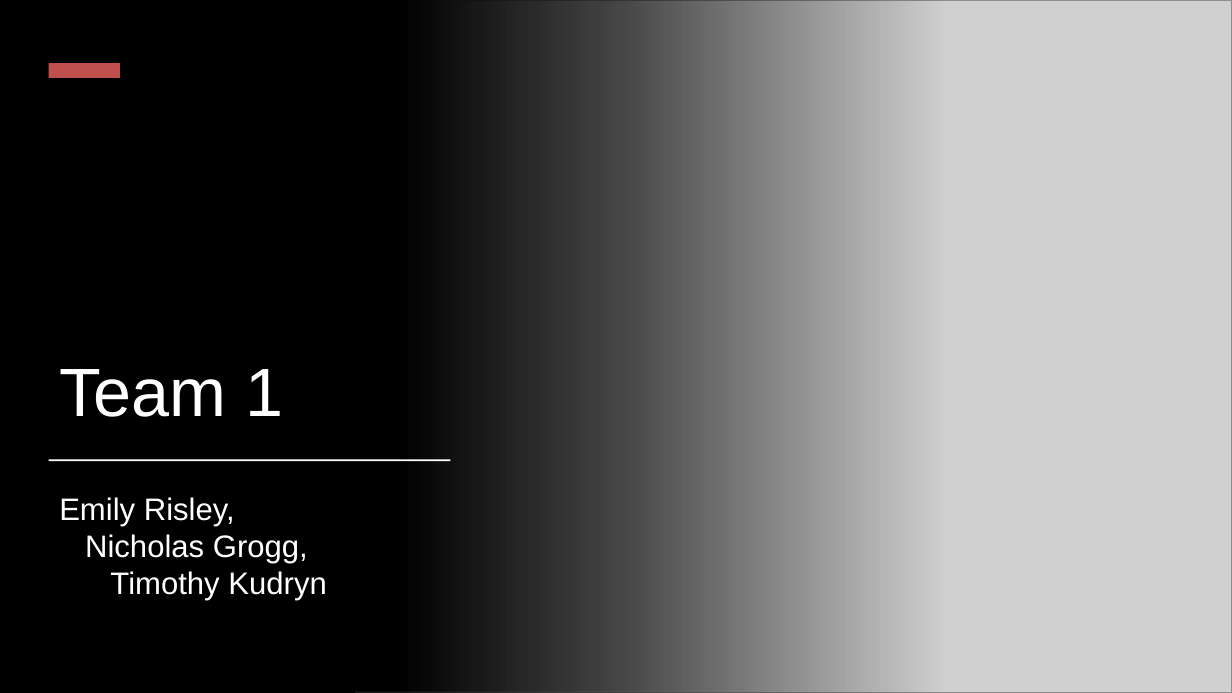
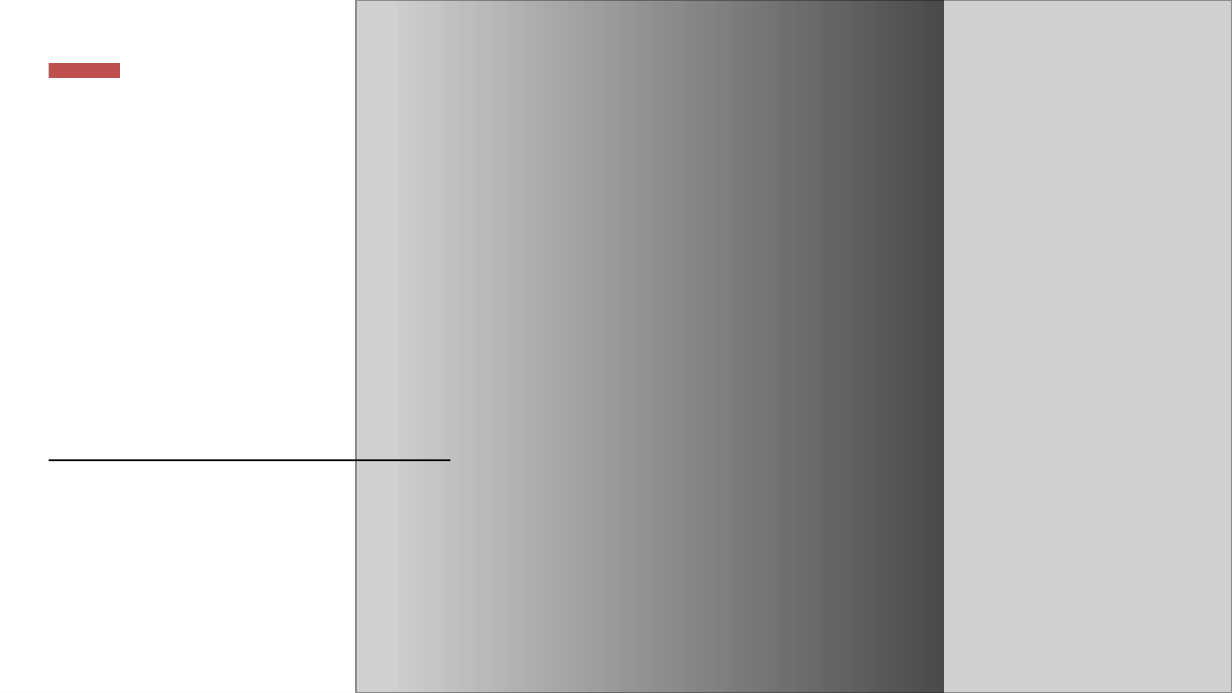
Before and after one commit to tkudryn/cs450-final, a slide deck: slide 1 of final/presentation.pptx. Drawn at 1232x693 pixels with LibreOffice and Linux fonts; fonts in the diff are those of the drawing; grey boxes stand for pictures. Boxes give left, top, right and bottom in pixels: in the first picture for what was removed or moved away, otherwise in the second. Text is boxed around its words. In the diff, an @@ line names an element or a change of style, - is before the commit and + after.

```diff
--- a/final/presentation.pptx
+++ b/final/presentation.pptx
@@ rectangle added at <box>0,0,1232,693</box>, fill #FFFFFF @@
@@ title removed at <box>59,369,283,417</box> @@
-Team 1
@@ rectangle at <box>49,459,452,462</box>: fill #FFFFFF to #000000 @@
@@ text removed at <box>59,497,326,601</box> @@
-Emily Risley,
-Nicholas Grogg,
-Timothy Kudryn
```
Also in this commit, not shown: 10 other slides changed.
